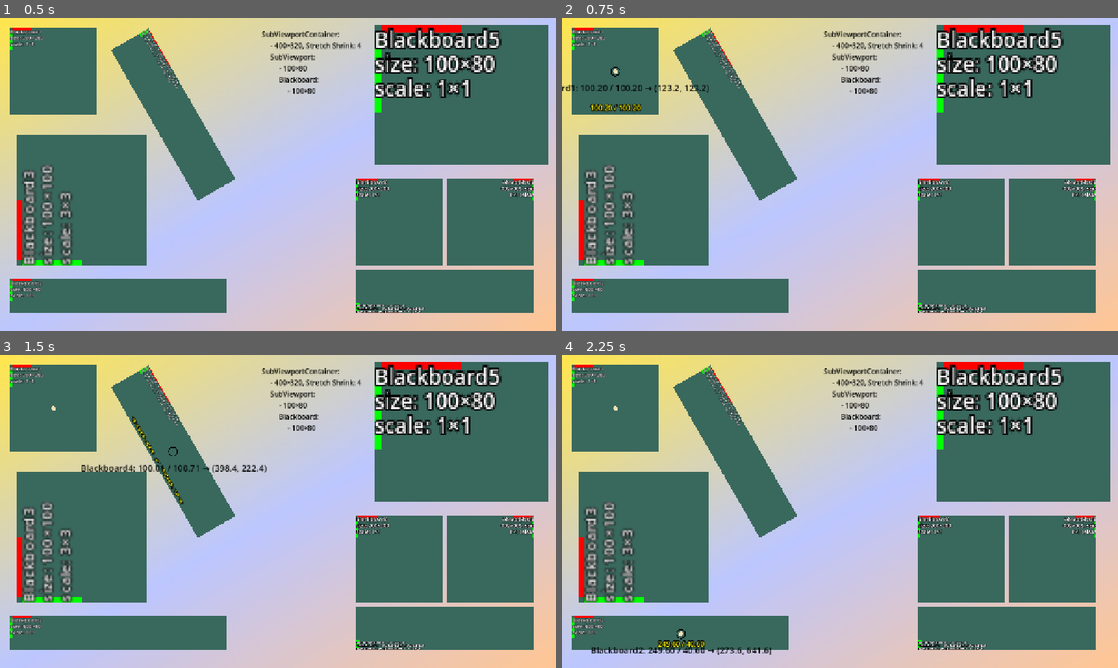
Above: before the commit, frames 1-4 (two rows, left to right).
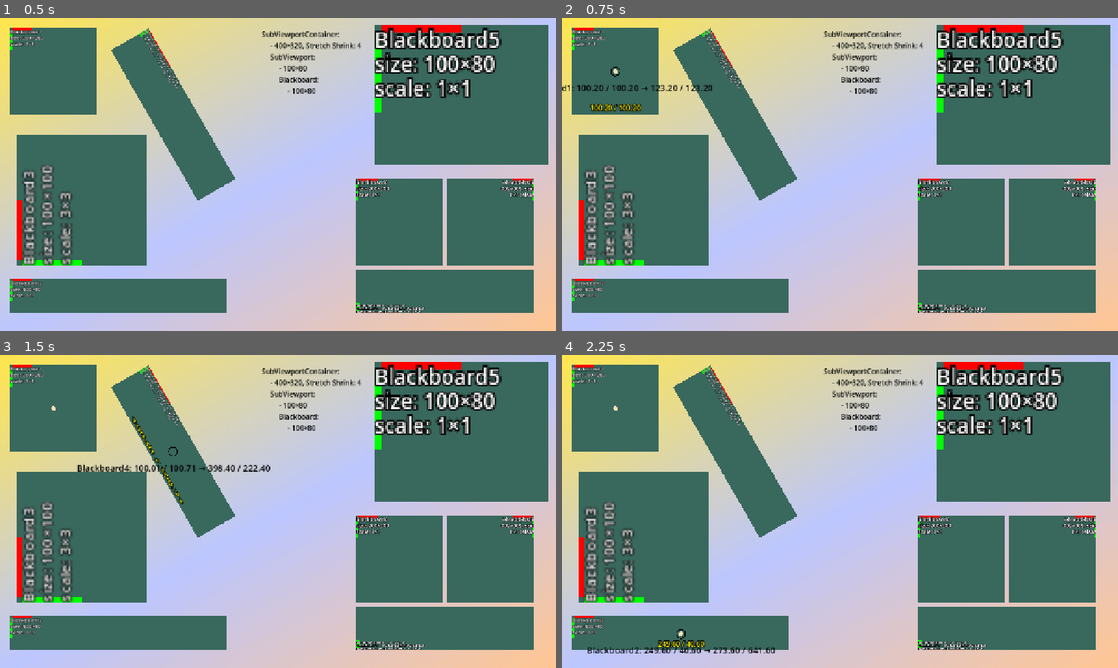
Above: after the commit, the same moments.

Repository: Toxe/godot-coordinate-systems
Game: Godot game, scene res://scenes/main.tscn
Same seed, same stepped clock (60 frames per second), same inputs: the game is played once before the commit and once after it.
Inputs (mouse positions are in pixels of both pictures, inside the frame that each line leads up to):
- Up to frame 1 (0.5 s): no input
- Up to frame 2 (0.75 s): tap Enter at 0.5 s; move the mouse to (617, 71) at 0.52 s; click (617, 71) at 0.67 s
- Up to frame 3 (1.5 s): tap Space at 1.25 s; move the mouse to (172, 452) at 1.27 s; click (172, 452) at 1.42 s
- Up to frame 4 (2.25 s): tap Enter at 2 s; move the mouse to (678, 633) at 2.02 s; click (678, 633) at 2.17 s

Frame 1 is identical in both runs. In frame 2, 0.3% of the frame differs, in the area x 0-27%, y 21-24%; in frame 3, 0.5%, in the area x 13-49%, y 34-38%; in frame 4, 0.4%.

Commit message:
Format position

Diff:
--- a/CoordinateSystems/scenes/mouse_overlay.gd
+++ b/CoordinateSystems/scenes/mouse_overlay.gd
@@ -18,6 +18,6 @@
     var line := "%s: %s" % [node.name, Format.format_position(local_position)]
     var canvas_item: CanvasItem = node as CanvasItem
     if canvas_item:
-        line += " → %s" % [canvas_item.get_global_transform() * local_position]
+        line += " → %s" % [Format.format_position(canvas_item.get_global_transform() * local_position)]
     lines.append(line)
     queue_redraw()
